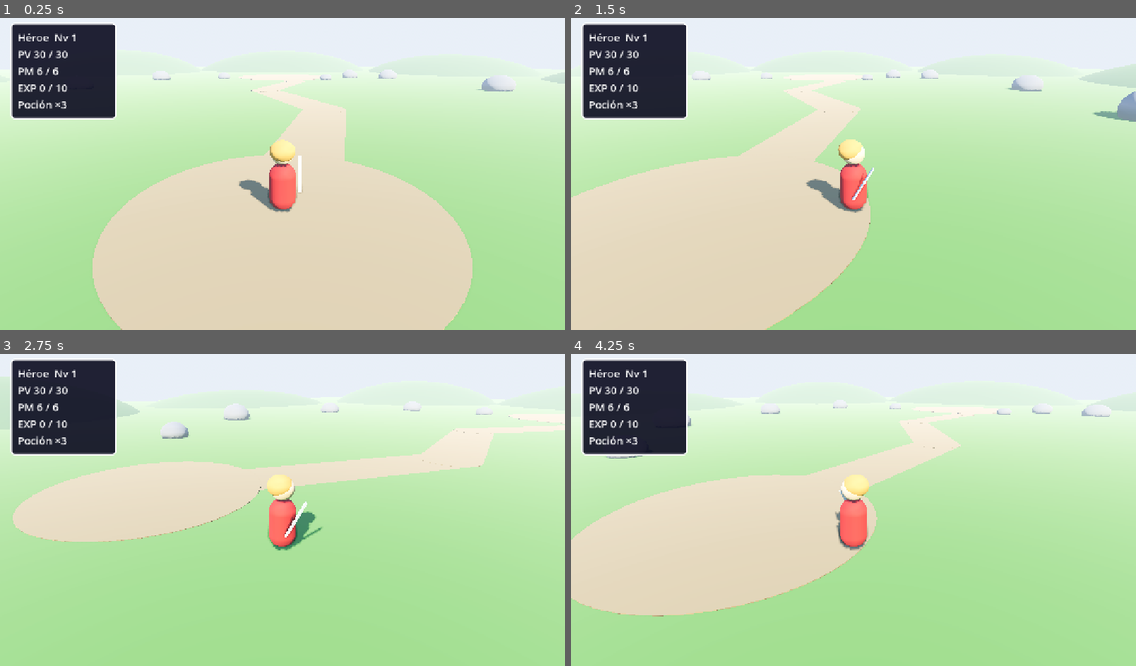
Above: before the commit, frames 1-4 (two rows, left to right).
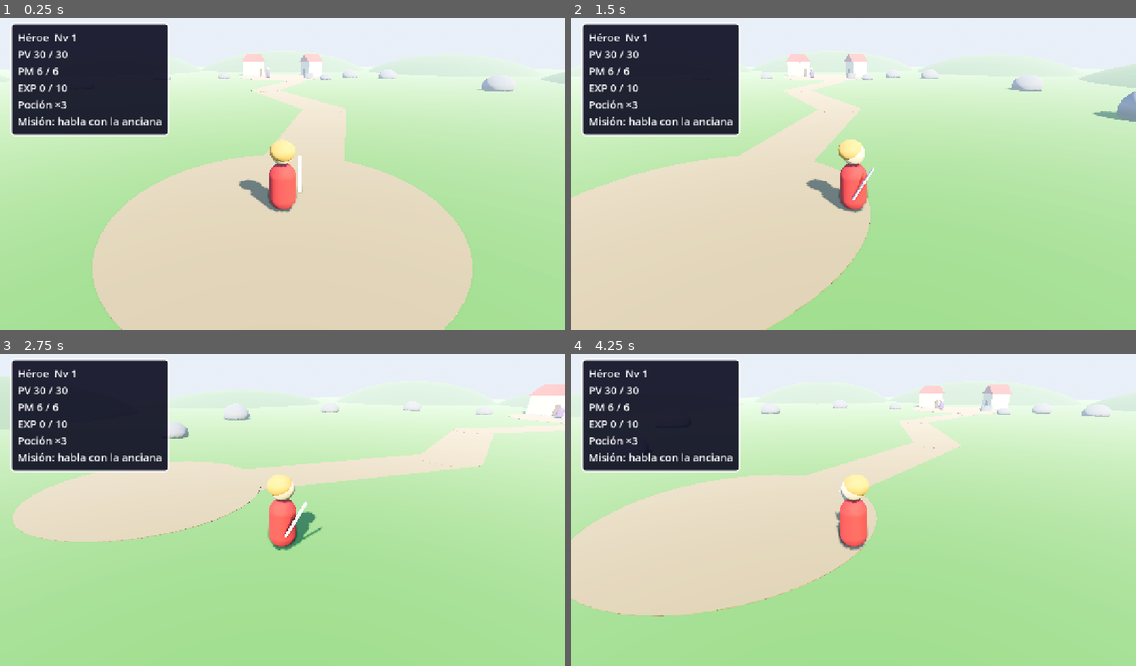
Above: after the commit, the same moments.

Repository: apergas/rpg-turnos
Game: Godot game, scene res://scenes/game/game.tscn
Two runs of this game, one before a commit and one after it. Both use one fixed random seed, a clock stepped at 60 frames per second and the inputs below.
Inputs (mouse positions are in pixels of both pictures, inside the frame that each line leads up to):
- Up to frame 1 (0.25 s): no input
- Up to frame 2 (1.5 s): tap Enter (ui_accept) at 0.5 s; move the mouse to (977, 155) at 0.52 s; hold D 0.53-1.25 s; hold Enter (ui_accept) 0.53-1.25 s; click (977, 155) at 0.67 s; drag from (740, 186) to (825, 233) at 1.27 s
- Up to frame 3 (2.75 s): move the mouse to (339, 438) at 2.02 s; hold D from 2.03 s (still down); hold E from 2.03 s (still down); click (339, 438) at 2.17 s; tap Enter (ui_accept) at 2.3 s
- Up to frame 4 (4.25 s): release D at 2.75 s; release E at 2.75 s; drag from (825, 569) to (684, 460) at 2.77 s; move the mouse to (1023, 553) at 3.52 s; hold A from 3.53 s (still down); hold Q from 3.53 s (still down); click (1023, 553) at 3.67 s; tap Enter (ui_accept) at 3.77, 3.8, 4.07 s

The runs differ from the first frame. In frame 1, 5.1% of the frame differs, in the area x 1-58%, y 1-39%; in frame 2, 5.1%; in frame 3, 5.1%; in frame 4, 5.2%, in the area x 1-79%, y 1-39%.

Commit message:
Add the village, the old woman's quest dialogue and the Rey Slime on the map

Diff:
--- a/scripts/game/game.gd
+++ b/scripts/game/game.gd
@@ -2,52 +2,94 @@
 ## Root scene. Owns the GameState and the world map, and puts a battle on top of the
 ## map when an encounter starts. The map is never freed, so the hero's position, the
 ## camera and the encounter grace survive the battle. A defeat heals the hero and
-## sends them back to the spawn point; EXP is kept.
+## sends them back to the spawn point; EXP is kept. Talking to the old woman heals,
+## moves the quest on and, once the slimes are reported, brings out the Rey Slime.
 
 const HERO_DATA := preload("res://data/hero.tres")
 const SLIME_DATA := preload("res://data/slime.tres")
+const BOSS_DATA := preload("res://data/rey_slime.tres")
 const BATTLE_SCENE := preload("res://scenes/battle/battle_scene.tscn")
 const WORLD_SCENE := preload("res://scenes/world/world.tscn")
 const FADE_TIME := 0.3
+const HEAL_LINE := "Descansas un momento. PV y PM recuperados."
+const SAFE_NOTICE := "¡Villaclaro está a salvo!"
 
 var state: GameState
 
 var _world: World
 var _fade: ColorRect
 var _busy := false
+var _autoplay := false
+var _last_quest_text := ""
 
 
 func _ready() -> void:
+	_autoplay = OS.get_cmdline_user_args().has("--autoplay")
 	state = GameState.new(HERO_DATA)
 	_world = WORLD_SCENE.instantiate()
 	add_child(_world)
-	_world.refresh_status(state.hero, state.inventory.count(Inventory.POTION))
+	_refresh_status()
 	_world.encounter_triggered.connect(_on_encounter)
+	_world.talk_requested.connect(_on_talk)
 	_build_fade()
 
 
-func _on_encounter() -> void:
+func _on_encounter(boss: bool) -> void:
 	if _busy:
 		return
 	_busy = true
+	var enemy_data: Combatant = BOSS_DATA if boss else SLIME_DATA
 	await _fade_to(1.0)
 	_world.set_active(false)
 	var battle: BattleScene = BATTLE_SCENE.instantiate()
-	battle.setup(state.hero, SLIME_DATA, state.inventory)
+	battle.setup(state.hero, enemy_data, state.inventory)
 	add_child(battle)
 	await _fade_to(0.0)
 	var won: bool = await battle.finished
 	await _fade_to(1.0)
 	battle.queue_free()
-	if not won:
+	if won:
+		state.quest.on_victory(enemy_data.id)
+		if boss:
+			_world.set_boss_present(false)
+	else:
 		state.heal_full()
 		_world.respawn()
-	_world.refresh_status(state.hero, state.inventory.count(Inventory.POTION))
+	_refresh_status()
 	_world.set_active(true)
 	await _fade_to(0.0)
 	if not won:
 		_world.show_notice("Has vuelto al inicio.")
+	elif boss:
+		_world.show_notice(SAFE_NOTICE)
 	_busy = false
+
+
+## The old woman always heals; what she says and gives comes from the quest.
+func _on_talk() -> void:
+	if _busy:
+		return
+	_busy = true
+	var result := state.quest.talk()
+	var lines: Array[String] = []
+	lines.append_array(result.lines)
+	lines.append(HEAL_LINE)
+	state.heal_full()
+	if result.potions > 0:
+		state.inventory.add(Inventory.POTION, result.potions)
+	_refresh_status()
+	await _world.show_dialogue(Quest.NPC_NAME, lines)
+	_world.set_boss_present(state.quest.boss_available())
+	_busy = false
+
+
+## Updates the map's status window; on autoplay also prints each new quest line.
+func _refresh_status() -> void:
+	var quest_text := state.quest.status_text()
+	_world.refresh_status(state.hero, state.inventory.count(Inventory.POTION), quest_text)
+	if _autoplay and quest_text != _last_quest_text:
+		print(quest_text)
+	_last_quest_text = quest_text
 
 
 func _build_fade() -> void:
--- /dev/null
+++ b/scripts/ui/dialogue_box.gd
@@ -0,0 +1,71 @@
+class_name DialogueBox extends Control
+## Dialogue window at the bottom of the world map. say() shows one line at a time and
+## returns once the last one is dismissed with Enter / Space or a click. With
+## `-- --autoplay` the lines advance by themselves and are printed.
+
+signal _advanced
+
+const FONT_SIZE := 24
+const SPEAKER_COLOR := Color(1.0, 0.85, 0.3)
+const AUTOPLAY_DELAY := 0.8
+
+var _autoplay := false
+var _listening := false
+var _speaker: Label
+var _line: Label
+
+
+func _ready() -> void:
+	_autoplay = OS.get_cmdline_user_args().has("--autoplay")
+	set_anchors_and_offsets_preset(Control.PRESET_FULL_RECT)
+	mouse_filter = Control.MOUSE_FILTER_IGNORE
+	var panel := BattleHud.make_window()
+	panel.set_anchors_preset(Control.PRESET_BOTTOM_WIDE)
+	panel.offset_left = 40
+	panel.offset_right = -40
+	panel.offset_top = -170
+	panel.offset_bottom = -24
+	add_child(panel)
+	var box := VBoxContainer.new()
+	panel.add_child(box)
+	_speaker = _label(SPEAKER_COLOR)
+	box.add_child(_speaker)
+	_line = _label(Color.WHITE)
+	_line.autowrap_mode = TextServer.AUTOWRAP_WORD_SMART
+	box.add_child(_line)
+	hide()
+
+
+func say(speaker: String, lines: Array[String]) -> void:
+	_speaker.text = speaker
+	show()
+	for text in lines:
+		_line.text = text
+		if _autoplay:
+			print("%s: %s" % [speaker, text])
+			await get_tree().create_timer(AUTOPLAY_DELAY).timeout
+		else:
+			# Skip a frame so the key press that opened or advanced the dialogue is not reused.
+			await get_tree().process_frame
+			_listening = true
+			await _advanced
+			_listening = false
+	hide()
+
+
+func _unhandled_input(event: InputEvent) -> void:
+	if not _listening:
+		return
+	var accept := event.is_action_pressed("ui_accept") and not event.is_echo()
+	var click: bool = event is InputEventMouseButton and event.pressed \
+		and event.button_index == MOUSE_BUTTON_LEFT
+	if accept or click:
+		get_viewport().set_input_as_handled()
+		_advanced.emit()
+
+
+func _label(color: Color) -> Label:
+	var label := Label.new()
+	label.add_theme_font_size_override("font_size", FONT_SIZE)
+	label.add_theme_color_override("font_color", color)
+	return label
--- a/scripts/world/player.gd
+++ b/scripts/world/player.gd
@@ -9,11 +9,16 @@
 const TURN_SPEED := 10.0
 const BOB_HEIGHT := 0.08
 const BOB_TIME := 0.18
-## Points walked in a loop by --autoplay, mostly on grass and clear of rocks.
+## Points walked in a loop by --autoplay: mostly grass, clear of rocks, and through the
+## village, next to the old woman and to where the Rey Slime appears.
 const AUTOPLAY_ROUTE: Array[Vector3] = [
 	Vector3(8, 0, 18),
 	Vector3(16, 0, 6),
 	Vector3(10, 0, -6),
+	Vector3(1, 0, -14),
+	Vector3(-1.5, 0, -18),
+	Vector3(0, 0, -26.5),
+	Vector3(2, 0, -14),
 	Vector3(-6, 0, -4),
 	Vector3(-14, 0, 8),
 	Vector3(-6, 0, 18),
--- a/scripts/world/world.gd
+++ b/scripts/world/world.gd
@@ -1,55 +1,93 @@
 class_name World extends Node3D
-## World map: field, player, follow camera, status window and random encounters.
-## Emits encounter_triggered and freezes the player until set_active(true). Run on
-## its own (res://scenes/world/world.tscn) it only prints each encounter and goes on.
-
-signal encounter_triggered
+## World map: field, village, player, follow camera, status window and random
+## encounters. Next to the old woman Enter / Space asks to talk (talk_requested); with
+## the Rey Slime present, walking into it starts the boss battle. Encounters emit
+## encounter_triggered(boss) and freeze the player until set_active(true). Run on its
+## own (res://scenes/world/world.tscn) it prints each encounter and goes on.
+
+signal encounter_triggered(boss: bool)
+signal talk_requested
 
 const PLAYER_SCENE := preload("res://scenes/world/player.tscn")
+const ACTOR_SCENE := preload("res://scenes/battle/battle_actor.tscn")
 const HERO_DATA := preload("res://data/hero.tres")
 const NOTICE_TIME := 2.0
 const FONT_SIZE := 24
+## How close the player must be to talk to the old woman / to run into the boss.
+const TALK_RADIUS := 2.5
+const BOSS_RADIUS := 2.5
+const PROMPT_TEXT := "Enter: hablar"
 
 var _rng := RandomNumberGenerator.new()
 var _meter: EncounterMeter
 var _player: Player
 var _camera: FollowCamera
+var _npc: StaticBody3D
+var _boss: StaticBody3D
+var _boss_present := false
 var _ui: CanvasLayer
 var _name_label: Label
 var _hp_label: Label
 var _mp_label: Label
 var _exp_label: Label
 var _potion_label: Label
+var _quest_label: Label
 var _notice: Label
+var _prompt: Label
+var _dialogue: DialogueBox
+var _autoplay := false
 var _waiting := false
+var _talking := false
+var _was_near := false
 
 
 func _ready() -> void:
 	_rng.randomize()
+	_autoplay = OS.get_cmdline_user_args().has("--autoplay")
 	_meter = EncounterMeter.new(_rng)
 	WorldStage.build(self)
+	_npc = _add_figure(BattleActor.Look.VILLAGER, WorldStage.NPC_POS, 0.4, 1.8)
+	_boss = _add_figure(BattleActor.Look.KING_SLIME, WorldStage.BOSS_POS, 1.0, 2.0)
+	set_boss_present(false)
 	_player = PLAYER_SCENE.instantiate()
 	add_child(_player)
 	_camera = FollowCamera.new()
 	add_child(_camera)
 	_camera.target = _player
 	_player.camera = _camera
-	_build_status()
+	_build_ui()
 	respawn()
 	_camera.current = true
 	if get_parent() == get_tree().root:
 		refresh_status(HERO_DATA, Inventory.START_POTIONS)
 		encounter_triggered.connect(_on_standalone_encounter)
+		talk_requested.connect(_on_standalone_talk)
 
 
 func _physics_process(_delta: float) -> void:
-	if _waiting:
-		return
-	var in_grass := not WorldStage.is_on_path(_player.global_position)
+	if _waiting or _talking:
+		return
+	var pos := _player.global_position
+	if _boss_present and _flat_distance(pos, WorldStage.BOSS_POS) <= BOSS_RADIUS:
+		_trigger(true)
+		return
+	var in_grass := not WorldStage.is_on_path(pos)
 	if _meter.advance(_player.last_step_m, in_grass):
-		_waiting = true
-		_player.input_enabled = false
-		encounter_triggered.emit()
+		_trigger(false)
+		return
+	var near := _flat_distance(pos, WorldStage.NPC_POS) <= TALK_RADIUS
+	_prompt.visible = near
+	if near and not _was_near and _autoplay:
+		talk_requested.emit()
+	_was_near = near
+
+
+func _unhandled_input(event: InputEvent) -> void:
+	if _waiting or _talking or not _prompt.visible:
+		return
+	if event.is_action_pressed("ui_accept") and not event.is_echo():
+		get_viewport().set_input_as_handled()
+		talk_requested.emit()
 
 
 ## Hidden and frozen while a battle is on top; back on, the encounter grace restarts.
@@ -72,7 +110,26 @@
 	_meter.reset()
 
 
-func refresh_status(hero: Combatant, potions: int) -> void:
+## Shows or removes the Rey Slime north of the village; when absent it has no collision.
+func set_boss_present(present: bool) -> void:
+	_boss_present = present
+	_boss.visible = present
+	_boss.process_mode = Node.PROCESS_MODE_INHERIT if present else Node.PROCESS_MODE_DISABLED
+
+
+## Freezes the player and shows the lines one by one; returns when they are all read.
+func show_dialogue(speaker: String, lines: Array[String]) -> void:
+	_talking = true
+	_player.input_enabled = false
+	_prompt.hide()
+	await _dialogue.say(speaker, lines)
+	# One frame of margin so the key that closed the dialogue does not open it again.
+	await get_tree().process_frame
+	_player.input_enabled = true
+	_talking = false
+
+
+func refresh_status(hero: Combatant, potions: int, quest_text := "") -> void:
 	_name_label.text = "%s  Nv %d" % [hero.display_name, hero.level]
 	_hp_label.text = "PV %d / %d" % [hero.hp, hero.max_hp]
 	_mp_label.text = "PM %d / %d" % [hero.mp, hero.max_mp]
@@ -82,6 +139,8 @@
 	else:
 		_exp_label.text = "EXP %d / %d" % [hero.experience, next]
 	_potion_label.text = "%s ×%d" % [Inventory.display_name(Inventory.POTION), potions]
+	_quest_label.text = quest_text
+	_quest_label.visible = quest_text != ""
 
 
 ## Shows a short line under the status for NOTICE_TIME seconds.
@@ -92,13 +151,38 @@
 	_notice.hide()
 
 
-func _on_standalone_encounter() -> void:
-	print("Encuentro en %s (en el camino: %s)" % [
-		_player.global_position, WorldStage.is_on_path(_player.global_position)])
+func _trigger(boss: bool) -> void:
+	_waiting = true
+	_player.input_enabled = false
+	_prompt.hide()
+	encounter_triggered.emit(boss)
+
+
+func _on_standalone_encounter(boss: bool) -> void:
+	print("Encuentro en %s (jefe: %s, en el camino: %s)" % [
+		_player.global_position, boss, WorldStage.is_on_path(_player.global_position)])
 	set_active(true)
 
 
-func _build_status() -> void:
+func _on_standalone_talk() -> void:
+	var lines: Array[String] = ["Hola, viajero."]
+	show_dialogue(Quest.NPC_NAME, lines)
+
+
+## A village figure: a BattleActor on a cylinder collider, facing south (toward the spawn).
+func _add_figure(look: BattleActor.Look, pos: Vector3, radius: float, height: float) -> StaticBody3D:
+	var body := StaticBody3D.new()
+	body.position = pos
+	body.rotation.y = PI
+	add_child(body)
+	WorldStage.add_cylinder_shape(body, radius, height)
+	var actor: BattleActor = ACTOR_SCENE.instantiate()
+	actor.look = look
+	body.add_child(actor)
+	return body
+
+
+func _build_ui() -> void:
 	_ui = CanvasLayer.new()
 	add_child(_ui)
 	var panel := BattleHud.make_window()
@@ -117,9 +201,21 @@
 	box.add_child(_exp_label)
 	_potion_label = _label()
 	box.add_child(_potion_label)
+	_quest_label = _label()
+	_quest_label.hide()
+	box.add_child(_quest_label)
 	_notice = _label()
 	_notice.hide()
 	box.add_child(_notice)
+	_prompt = _label()
+	_prompt.text = PROMPT_TEXT
+	_prompt.add_theme_color_override("font_outline_color", Color.BLACK)
+	_prompt.add_theme_constant_override("outline_size", 8)
+	_ui.add_child(_prompt)
+	_prompt.set_anchors_and_offsets_preset(Control.PRESET_CENTER_BOTTOM, Control.PRESET_MODE_MINSIZE, 200)
+	_prompt.hide()
+	_dialogue = DialogueBox.new()
+	_ui.add_child(_dialogue)
 
 
 func _label() -> Label:
@@ -127,3 +223,7 @@
 	label.add_theme_font_size_override("font_size", FONT_SIZE)
 	label.add_theme_color_override("font_color", Color.WHITE)
 	return label
+
+
+static func _flat_distance(a: Vector3, b: Vector3) -> float:
+	return Vector2(a.x, a.z).distance_to(Vector2(b.x, b.z))
--- a/scripts/world/world_stage.gd
+++ b/scripts/world/world_stage.gd
@@ -1,6 +1,6 @@
 class_name WorldStage extends RefCounted
 ## Builds the world map from primitives: a 60 x 60 m grass field with a dirt path
-## from the spawn point (south) to an empty clearing (north), rocks and invisible
+## from the spawn point (south) to the village of Villaclaro in a clearing (north), rocks and invisible
 ## walls with collision, and hills outside the field. Same sky and sun as battles.
 
 const FIELD_HALF := 30.0
@@ -9,6 +9,21 @@
 const CLEARING_POS := Vector3(0, 0, -22)
 const CLEARING_RADIUS := 8.0
 const PATH_HALF_WIDTH := 1.5
+## Where the old woman stands and where the Rey Slime waits once the quest unlocks it.
+const NPC_POS := Vector3(-2.5, 0, -20)
+const BOSS_POS := Vector3(0, 0, -27.5)
+## [position, yaw in degrees] of each village house; the yaw turns the door to the clearing.
+const HOUSES := [
+	[Vector3(-5.5, 0, -25), 60.0],
+	[Vector3(5.5, 0, -25), -60.0],
+]
+const HOUSE_SIZE := Vector3(3, 2.5, 3)
+const WELL_POS := Vector3(4.5, 0, -19)
+const WELL_RADIUS := 0.8
+const WALL_COLOR := Color(0.93, 0.87, 0.72)
+const ROOF_COLOR := Color(0.72, 0.2, 0.15)
+const DOOR_COLOR := Color(0.4, 0.25, 0.12)
+const WATER_COLOR := Color(0.2, 0.4, 0.8)
 ## Corners of the dirt path, from the spawn point to the clearing.
 const PATH_POINTS: Array[Vector3] = [
 	Vector3(0, 0, 26),
@@ -50,6 +65,7 @@
 	_add_path(root)
 	for rock in ROCKS:
 		_add_rock(root, rock[0], rock[1])
+	_add_village(root)
 	for hill in HILLS:
 		BattleStage.add_mesh(root, BattleStage.unit_sphere(), BattleStage.HILL, hill[0], hill[1])
 	_add_walls(root)
@@ -68,6 +84,17 @@
 		if p.distance_to(Geometry2D.get_closest_point_to_segment(p, a, b)) < PATH_HALF_WIDTH:
 			return true
 	return false
+
+
+## Upright cylinder collider standing on the ground, for village props and figures.
+static func add_cylinder_shape(body: StaticBody3D, radius: float, height: float) -> void:
+	var cylinder := CylinderShape3D.new()
+	cylinder.radius = radius
+	cylinder.height = height
+	var shape := CollisionShape3D.new()
+	shape.shape = cylinder
+	shape.position = Vector3(0, height / 2.0, 0)
+	body.add_child(shape)
 
 
 static func _add_ground(root: Node3D) -> void:
@@ -116,6 +143,47 @@
 	box.size = scl * 1.6
 	var shape := CollisionShape3D.new()
 	shape.shape = box
+	body.add_child(shape)
+
+
+static func _add_village(root: Node3D) -> void:
+	for house in HOUSES:
+		_add_house(root, house[0], house[1])
+	var well := StaticBody3D.new()
+	well.position = WELL_POS
+	root.add_child(well)
+	var stone := CylinderMesh.new()
+	stone.top_radius = WELL_RADIUS
+	stone.bottom_radius = WELL_RADIUS
+	stone.height = 0.8
+	BattleStage.add_mesh(well, stone, BattleStage.ROCK, Vector3(0, 0.4, 0))
+	var water := CylinderMesh.new()
+	water.top_radius = WELL_RADIUS - 0.2
+	water.bottom_radius = WELL_RADIUS - 0.2
+	water.height = 0.02
+	BattleStage.add_mesh(well, water, WATER_COLOR, Vector3(0, 0.8, 0))
+	add_cylinder_shape(well, WELL_RADIUS, 0.8)
+
+
+static func _add_house(root: Node3D, pos: Vector3, yaw: float) -> void:
+	var body := StaticBody3D.new()
+	body.position = pos
+	body.rotation_degrees = Vector3(0, yaw, 0)
+	root.add_child(body)
+	var walls := BoxMesh.new()
+	walls.size = HOUSE_SIZE
+	BattleStage.add_mesh(body, walls, WALL_COLOR, Vector3(0, HOUSE_SIZE.y / 2.0, 0))
+	var roof := PrismMesh.new()
+	roof.size = Vector3(HOUSE_SIZE.x + 0.4, 1.4, HOUSE_SIZE.z + 0.4)
+	BattleStage.add_mesh(body, roof, ROOF_COLOR, Vector3(0, HOUSE_SIZE.y + 0.7, 0))
+	var door := BoxMesh.new()
+	door.size = Vector3(0.8, 1.4, 0.05)
+	BattleStage.add_mesh(body, door, DOOR_COLOR, Vector3(0, 0.7, HOUSE_SIZE.z / 2.0 + 0.03))
+	var box := BoxShape3D.new()
+	box.size = HOUSE_SIZE
+	var shape := CollisionShape3D.new()
+	shape.shape = box
+	shape.position = Vector3(0, HOUSE_SIZE.y / 2.0, 0)
 	body.add_child(shape)
 
 
Not shown, added: scripts/ui/dialogue_box.gd.uid
Not shown, changed: CLAUDE.md
